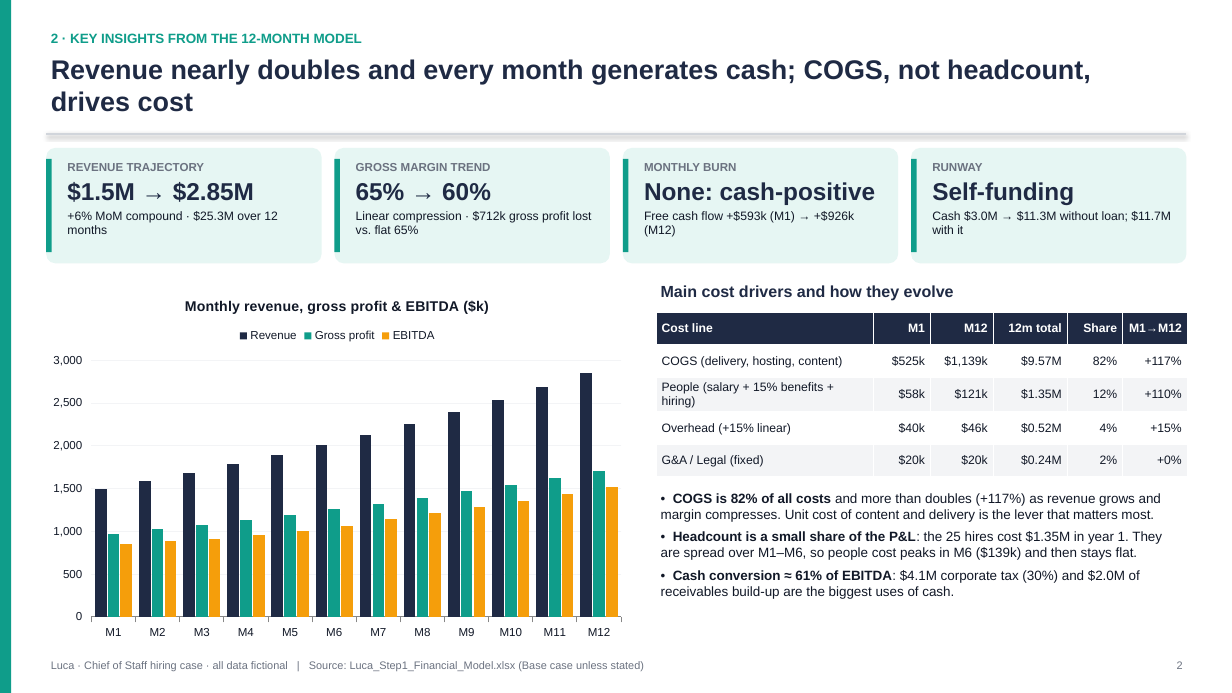
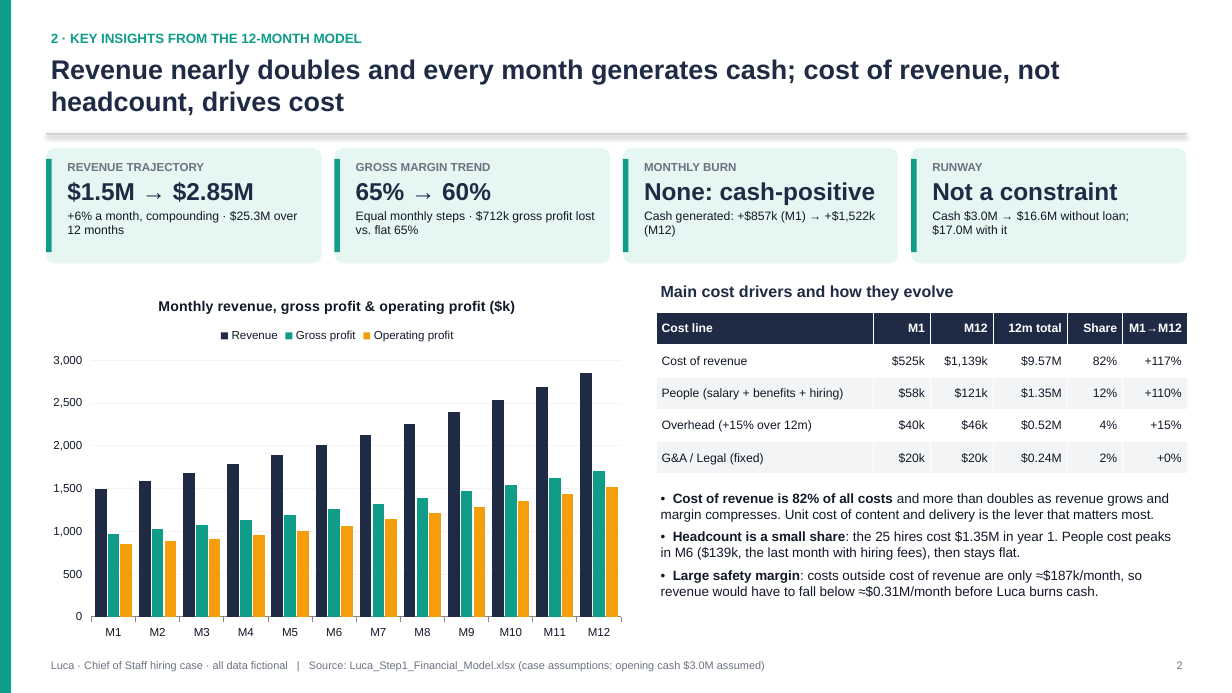
Before and after one commit to JoaoTavarees/Dashboard, a slide deck: slide 2 of luca_chief_of_staff_case/deliverables/Luca_Step2_Financial_Operations_Summary.pptx. Drawn at 1232x693 pixels with LibreOffice and Linux fonts; fonts in the diff are those of the drawing. Boxes give left, top, right and bottom in pixels: in the first picture for what was removed or moved away, otherwise in the second. Text is boxed around its words. In the diff, an @@ line names an element or a change of style, - is before the commit and + after.

```diff
--- a/luca_chief_of_staff_case/deliverables/Luca_Step2_Financial_Operations_Summary.pptx
+++ b/luca_chief_of_staff_case/deliverables/Luca_Step2_Financial_Operations_Summary.pptx
@@ text at box(51, 59, 1060, 115): text changed @@
-Revenue nearly doubles and every month generates cash; COGS, not headcount, drives cost
+Revenue nearly doubles and every month generates cash; cost of revenue, not headcount, drives cost
@@ text at box(932, 182, 1129, 235): text changed @@
-Self-funding
-Cash $3.0M → $11.3M without loan; $11.7M with it
+Not a constraint
+Cash $3.0M → $16.6M without loan; $17.0M with it
@@ text at box(67, 211, 298, 234): text changed @@
-+6% MoM compound · $25.3M over 12 months
++6% a month, compounding · $25.3M over 12 months
@@ text at box(356, 211, 595, 234): text changed @@
-Linear compression · $712k gross profit lost vs. flat 65%
+Equal monthly steps · $712k gross profit lost vs. flat 65%
@@ text at box(644, 211, 875, 237): text changed @@
-Free cash flow +$593k (M1) → +$926k (M12)
+Cash generated: +$857k (M1) → +$1,522k (M12)
@@ column chart at box(42, 282, 633, 647) @@
@@ title "Monthly revenue, gross profit & EBITDA ($k)" to "Monthly revenue, gross profit & operating profit ($k)" @@
-EBITDA: 860, 880, 910, 960, 1010, 1060, 1140, 1210, 1280, 1360, 1440, 1520
+Operating profit: 860, 880, 910, 960, 1010, 1060, 1140, 1210, 1280, 1360, 1440, 1520
@@ table at box(656, 312, 1188, 474) @@
-row 2, column 1: COGS (delivery, hosting, content)
+row 2, column 1: Cost of revenue
-row 3, column 1: People (salary + 15% benefits + hiring)
+row 3, column 1: People (salary + benefits + hiring)
-row 4, column 1: Overhead (+15% linear)
+row 4, column 1: Overhead (+15% over 12m)
@@ text at box(661, 493, 1171, 597): text changed @@
-• COGS is 82% of all costs and more than doubles (+117%) as revenue grows and margin compresses. Unit cost of content and delivery is the lever that matters most.
-• Headcount is a small share of the P&L: the 25 hires cost $1.35M in year 1. They are spread over M1–M6, so people cost peaks in M6 ($139k) and then stays flat.
-• Cash conversion ≈ 61% of EBITDA: $4.1M corporate tax (30%) and $2.0M of receivables build-up are the biggest uses of cash.
+• Cost of revenue is 82% of all costs and more than doubles as revenue grows and margin compresses. Unit cost of content and delivery is the lever that matters most.
+• Headcount is a small share: the 25 hires cost $1.35M in year 1. People cost peaks in M6 ($139k, the last month with hiring fees), then stays flat.
+• Large safety margin: costs outside cost of revenue are only ≈$187k/month, so revenue would have to fall below ≈$0.31M/month before Luca burns cash.
@@ text at box(51, 661, 765, 671): text changed @@
-Luca · Chief of Staff hiring case · all data fictional | Source: Luca_Step1_Financial_Model.xlsx (Base case unless stated)
+Luca · Chief of Staff hiring case · all data fictional | Source: Luca_Step1_Financial_Model.xlsx (case assumptions; opening cash $3.0M assumed)
```
Also in this commit, not shown: 4 other slides changed, 10 other files.
